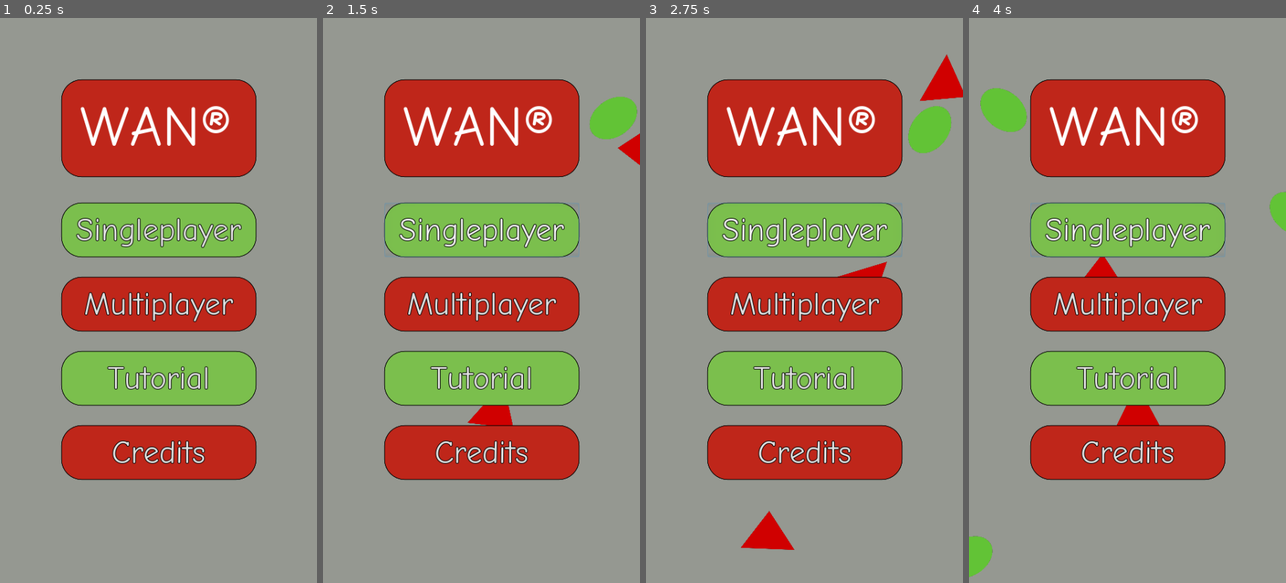
Above: before the commit, frames 1-4 (left to right).
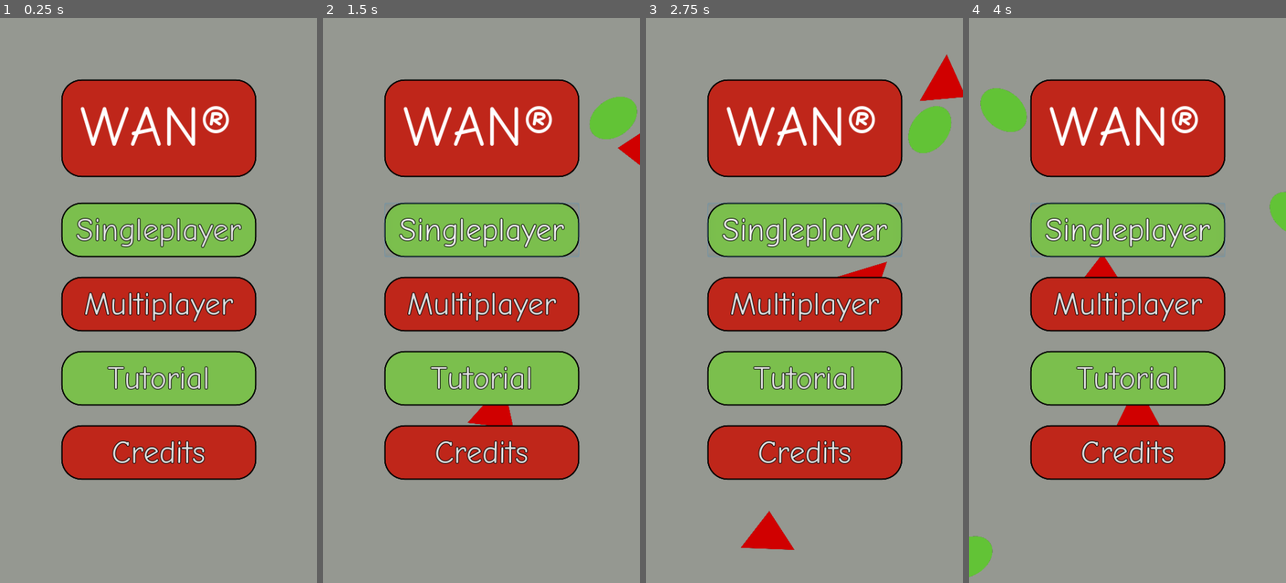
Above: after the commit, the same moments.

Repository: ZomoXYZ/SoftwareEngineering2_Front
Game: Godot game, scene res://Main_Menu.tscn
Two runs of this game, one before a commit and one after it. Both use one fixed random seed, a clock stepped at 60 frames per second and the inputs below.
Inputs:
- Up to frame 1 (0.25 s): no input
- Up to frame 2 (1.5 s): click "Singleplayer" at 0.5 s; click "Singleplayer" at 1.25 s
- Up to frame 3 (2.75 s): click "Singleplayer" at 2 s
- Up to frame 4 (4 s): no input

The runs differ from the first frame. In frame 1, 1.9% of the frame differs, in the area x 19-81%, y 10-82%; in frame 2, 1.9%; in frame 3, 1.9%; in frame 4, 1.9%.

Commit message:
Made the button borders a little thicker

Diff:
--- a/assets/styles/button_green.tres
+++ b/assets/styles/button_green.tres
@@ -2,10 +2,10 @@
 
 [resource]
 bg_color = Color( 0.486275, 0.752941, 0.305882, 1 )
-border_width_left = 1
-border_width_top = 1
-border_width_right = 1
-border_width_bottom = 1
+border_width_left = 2
+border_width_top = 2
+border_width_right = 2
+border_width_bottom = 2
 border_color = Color( 0, 0, 0, 1 )
 corner_radius_top_left = 30
 corner_radius_top_right = 30
--- a/assets/styles/button_red.tres
+++ b/assets/styles/button_red.tres
@@ -2,10 +2,10 @@
 
 [resource]
 bg_color = Color( 0.752941, 0.152941, 0.105882, 1 )
-border_width_left = 1
-border_width_top = 1
-border_width_right = 1
-border_width_bottom = 1
+border_width_left = 2
+border_width_top = 2
+border_width_right = 2
+border_width_bottom = 2
 border_color = Color( 0, 0, 0, 1 )
 corner_radius_top_left = 30
 corner_radius_top_right = 30
